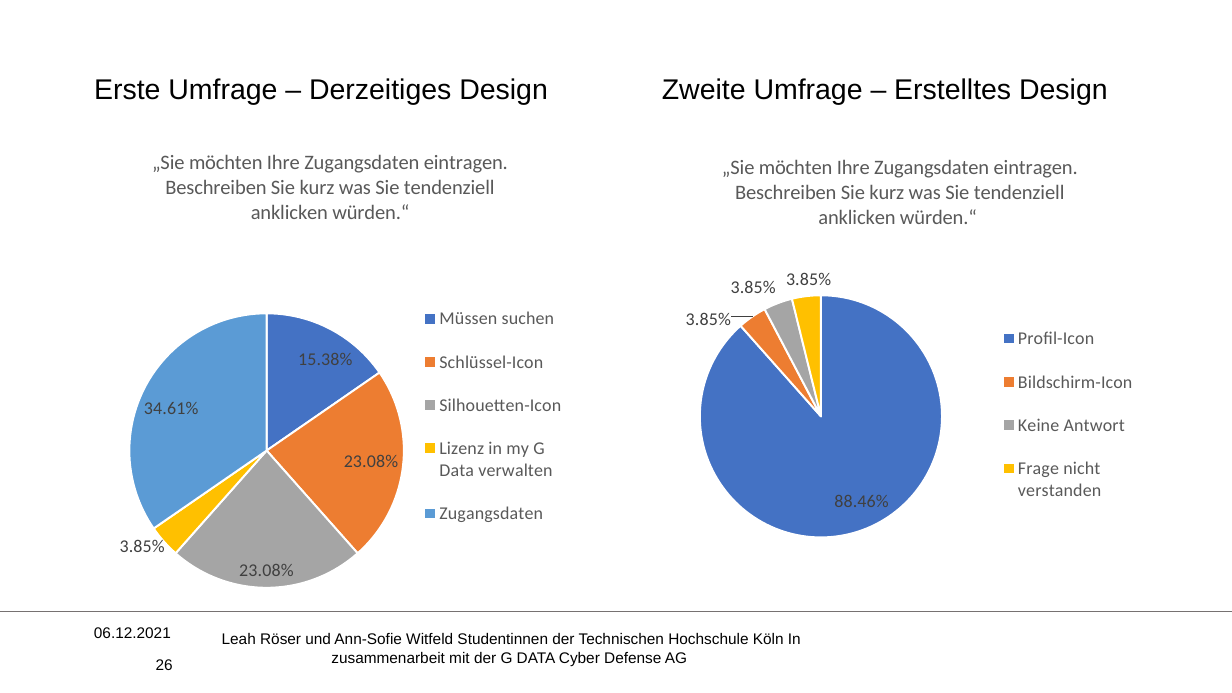
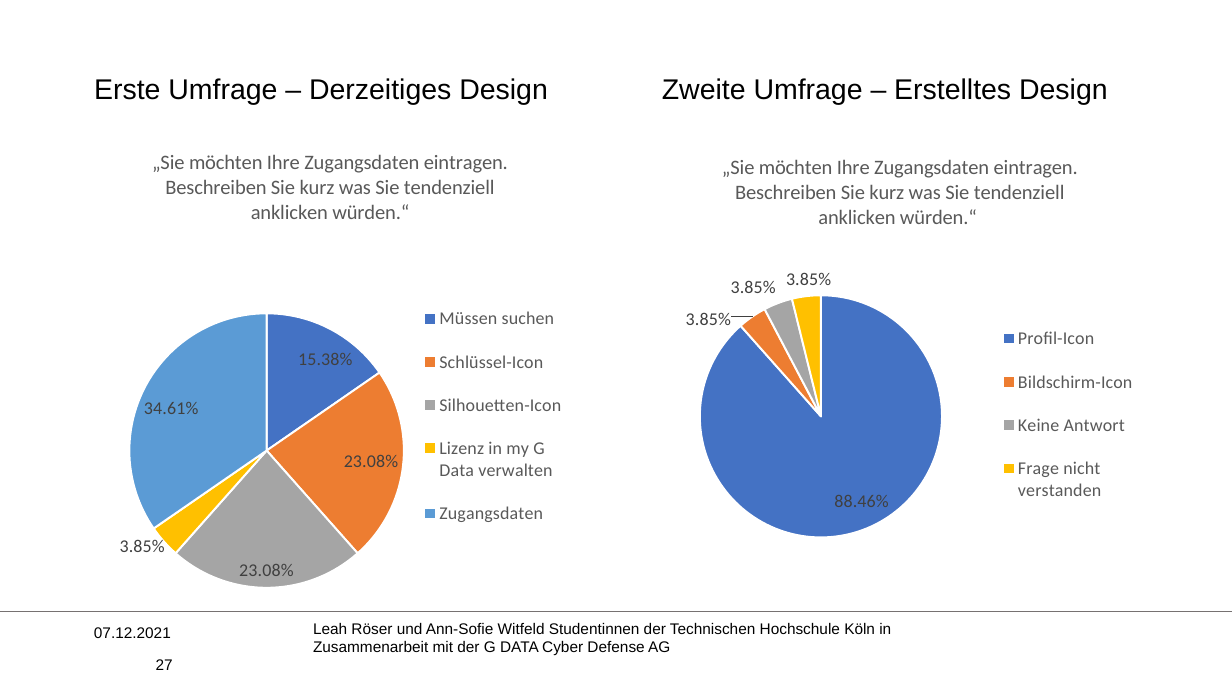
Before and after one commit to Miroeser/Praxisprojekt2021, a slide deck: slide 27 of Praesentation/Designevaluierung Schwerpunkt.pptx (slide 26 before the commit). Drawn at 1232x693 pixels with LibreOffice and Linux fonts; fonts in the diff are those of the drawing; background and template pictures are left out. Boxes give left, top, right and bottom in pixels: in the first picture for what was removed or moved away, otherwise in the second. Text is boxed around its words. In the diff, an @@ line names an element or a change of style, - is before the commit and + after.

```diff
--- a/Praesentation/Designevaluierung Schwerpunkt.pptx
+++ b/Praesentation/Designevaluierung Schwerpunkt.pptx
@@ text at (94,627,171,638): text changed @@
-06.12.2021
+07.12.2021
@@ text at (313,623,891,656): text changed @@
-Leah Röser und Ann-Sofie Witfeld Studentinnen der Technischen Hochschule Köln In zusammenarbeit mit der G DATA Cyber Defense AG
+Leah Röser und Ann-Sofie Witfeld Studentinnen der Technischen Hochschule Köln in Zusammenarbeit mit der G DATA Cyber Defense AG
@@ page number at (156,659,173,670): text changed @@
-26
+27
```
Also in this commit, not shown: 30 other slides changed, 1 slide added, 4 other files.
